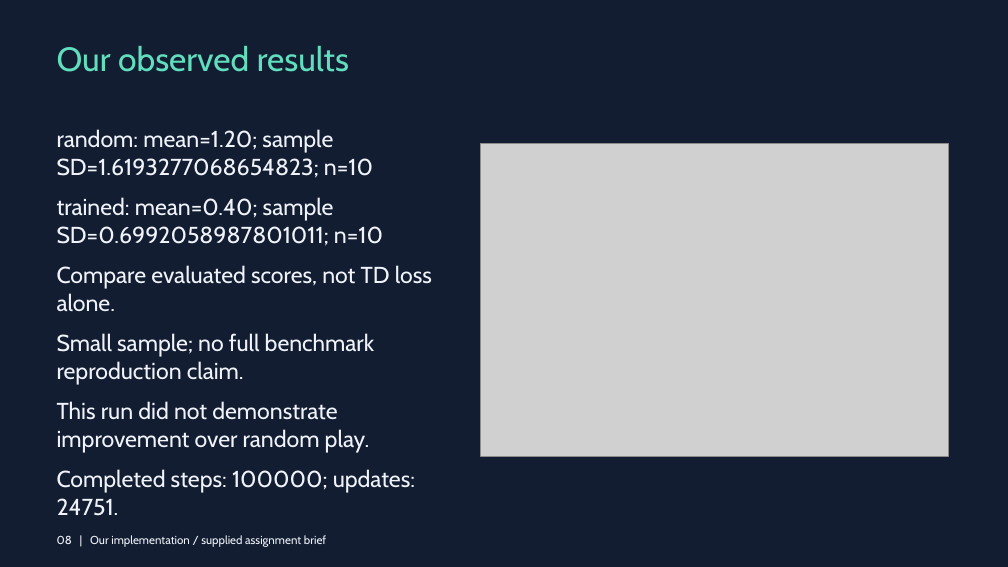
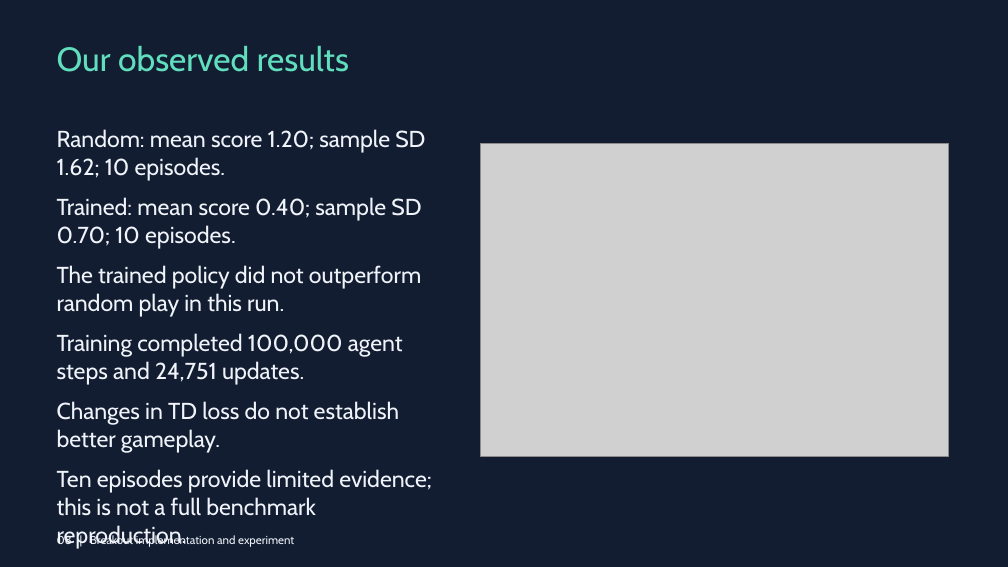
Before and after one commit to Eahmed99/aiml-drl-atari, a slide deck: slide 8 of submission/DRL_PlayingAtari_GroupPENDING.pptx. Drawn at 1008x567 pixels with LibreOffice and Linux fonts; fonts in the diff are those of the drawing; grey boxes stand for pictures. Boxes give left, top, right and bottom in pixels: in the first picture for what was removed or moved away, otherwise in the second. Text is boxed around its words. In the diff, an @@ line names an element or a change of style, - is before the commit and + after.

```diff
--- a/submission/DRL_PlayingAtari_GroupPENDING.pptx
+++ b/submission/DRL_PlayingAtari_GroupPENDING.pptx
@@ text at (57,129,432,549): text changed @@
-random: mean=1.20; sample SD=1.6193277068654823; n=10
-trained: mean=0.40; sample SD=0.6992058987801011; n=10
-Compare evaluated scores, not TD loss alone.
-Small sample; no full benchmark reproduction claim.
-This run did not demonstrate improvement over random play.
-Completed steps: 100000; updates: 24751.
+Random: mean score 1.20; sample SD 1.62; 10 episodes.
+Trained: mean score 0.40; sample SD 0.70; 10 episodes.
+The trained policy did not outperform random play in this run.
+Training completed 100,000 agent steps and 24,751 updates.
+Changes in TD loss do not establish better gameplay.
+Ten episodes provide limited evidence; this is not a full benchmark reproduction.
@@ text at (57,534,294,547): text changed @@
-08 | Our implementation / supplied assignment brief
+08 | Breakout implementation and experiment
```
Also in this commit, not shown: 9 other slides changed, 4 other files.
